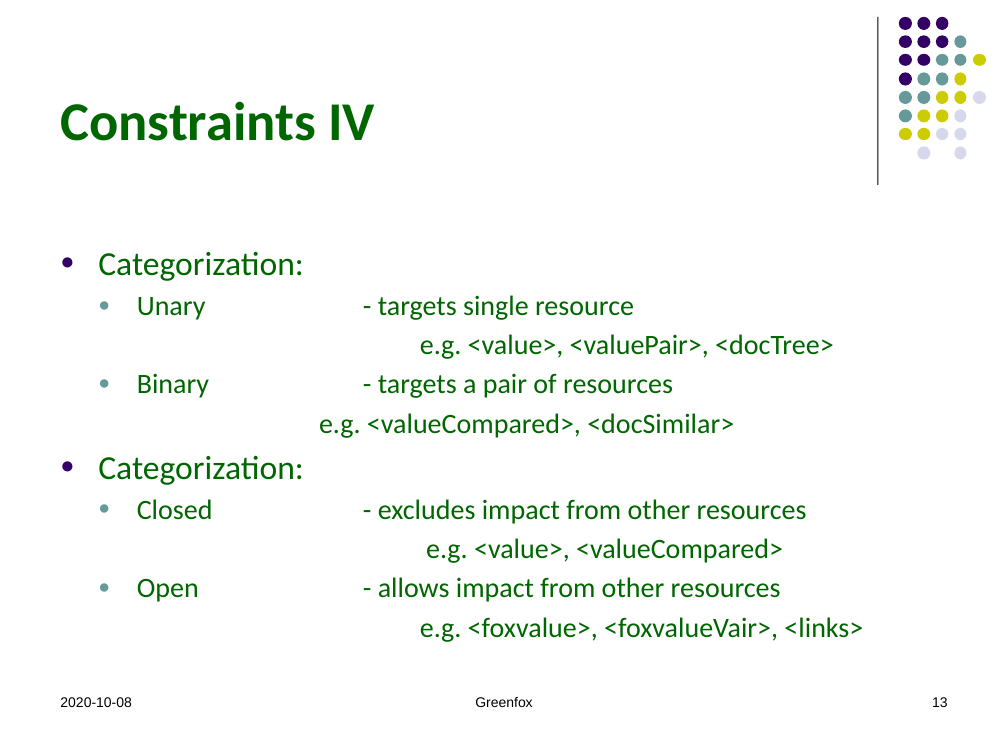
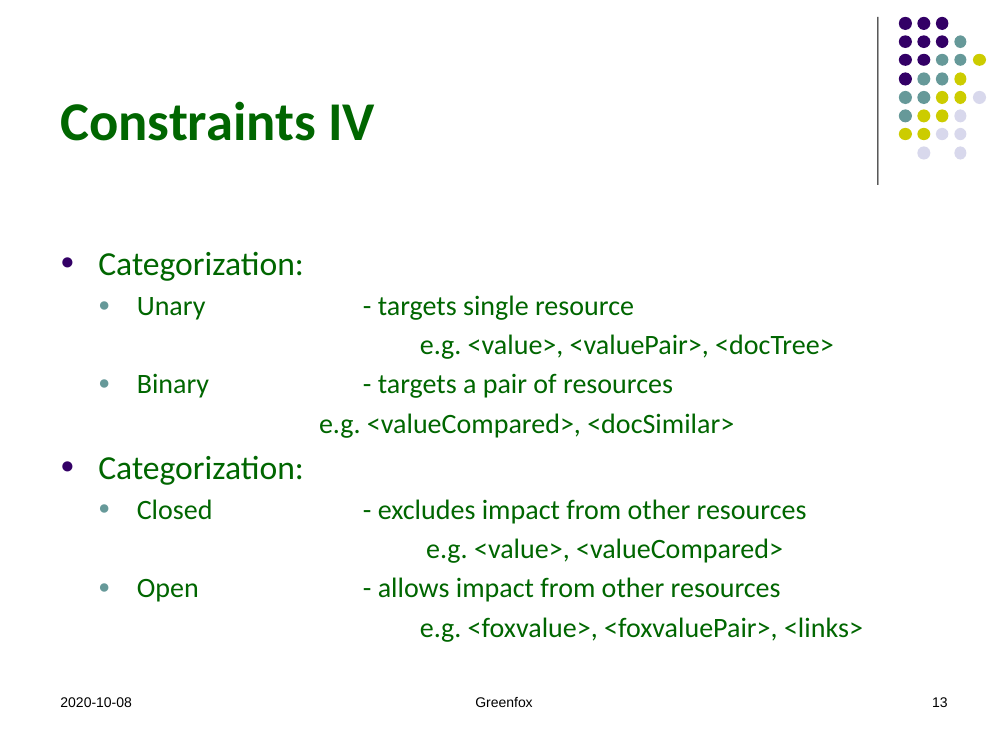
Before and after one commit to hrennau/greenfox, a slide deck: slide 13 of declarative-amsterdam-2020/an-introduction-to-greenfox/an-introduction-to-greenfox.pptx. Drawn at 1008x756 pixels with LibreOffice and Linux fonts; fonts in the diff are those of the drawing. Boxes give left, top, right and bottom in pixels: in the first picture for what was removed or moved away, otherwise in the second. Text is boxed around its words. In the diff, an @@ line names an element or a change of style, - is before the commit and + after.

```diff
--- a/declarative-amsterdam-2020/an-introduction-to-greenfox/an-introduction-to-greenfox.pptx
+++ b/declarative-amsterdam-2020/an-introduction-to-greenfox/an-introduction-to-greenfox.pptx
@@ text at [420, 617, 863, 642]: text changed @@
-  e.g. <foxvalue>, <foxvalueVair>, <links>
+  e.g. <foxvalue>, <foxvaluePair>, <links>
```
Also in this commit, not shown: 11 other slides changed.
